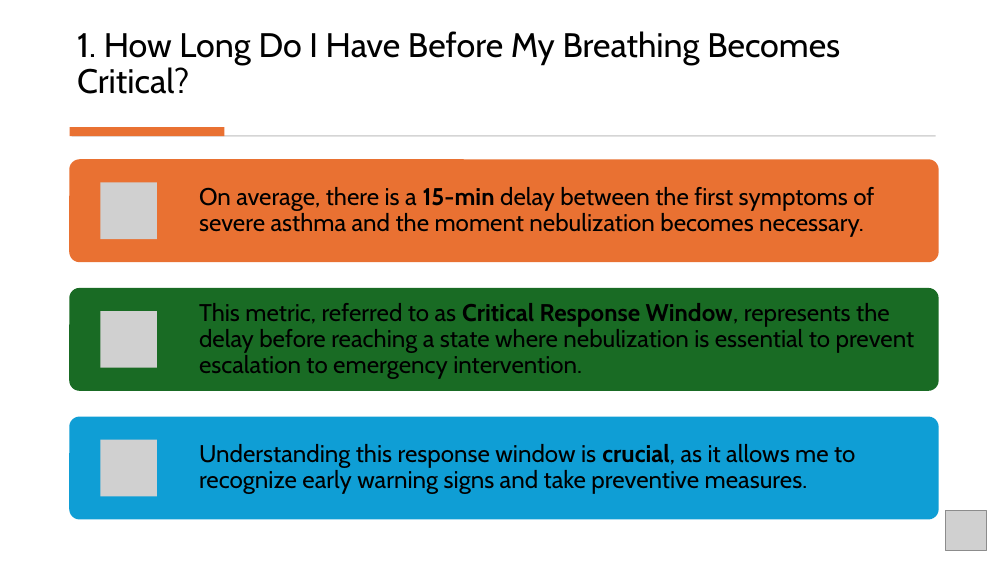
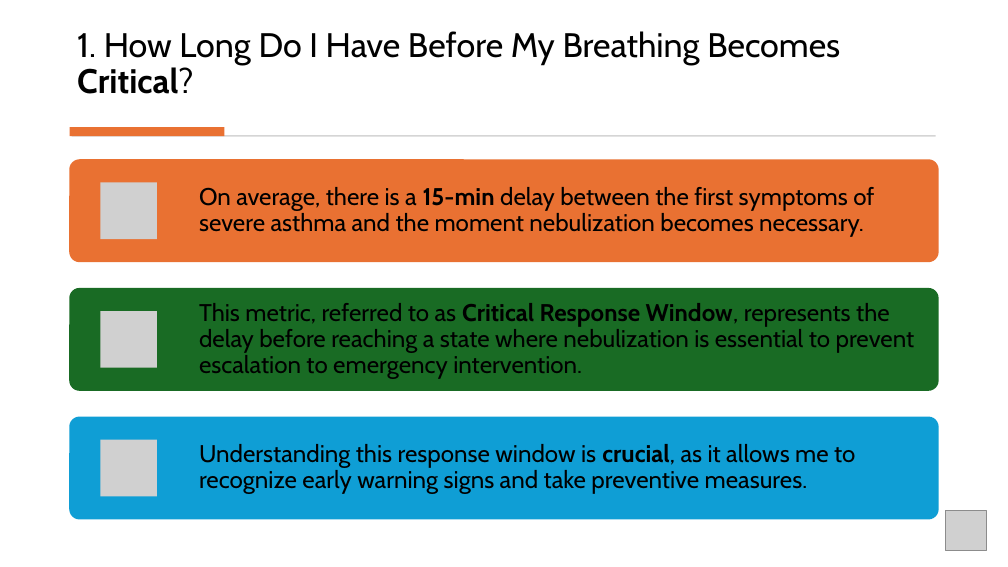
Before and after one commit to abnersonocampo/comprehensive-asthma-analysis, a slide deck: slide 9 of Capstone Presentation.pptx. Drawn at 1008x567 pixels with LibreOffice and Linux fonts; fonts in the diff are those of the drawing; grey boxes stand for pictures. Boxes give left, top, right and bottom in pixels: in the first picture for what was removed or moved away, otherwise in the second. Text is boxed around its words. In the diff, an @@ line names an element or a change of style, - is before the commit and + after.

Commit message:
minor presentation change

```diff
--- a/Capstone Presentation.pptx
+++ b/Capstone Presentation.pptx
@@ title "1. How Long Do I ..." at [77, 31, 840, 94]: bold on in "Critical?" @@
```
